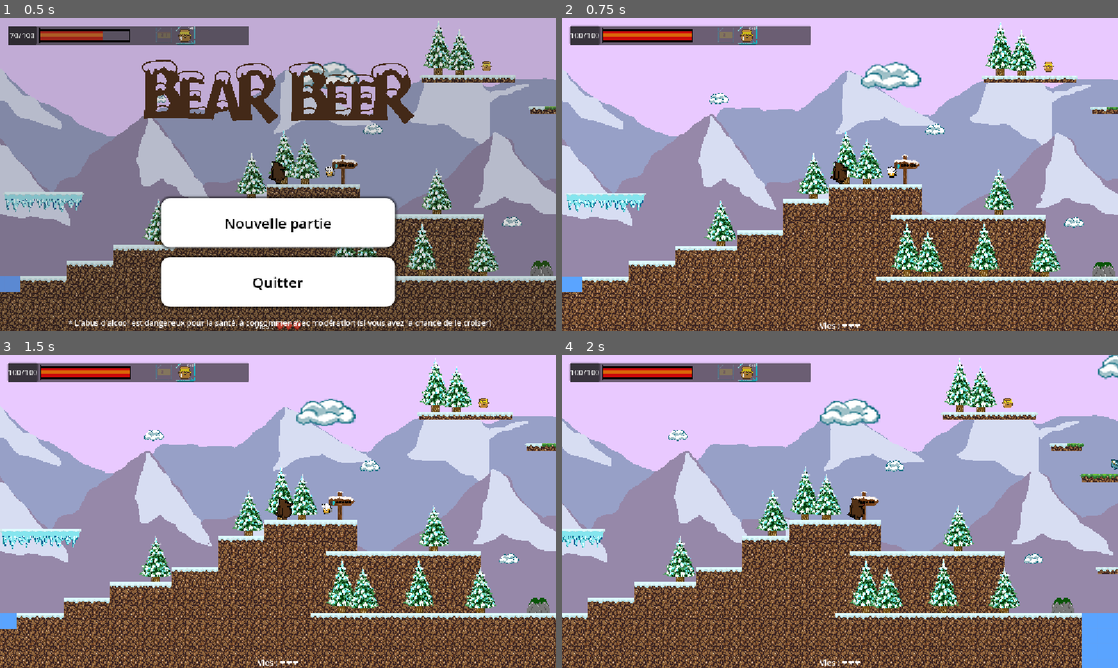
Above: before the commit, frames 1-4 (two rows, left to right).
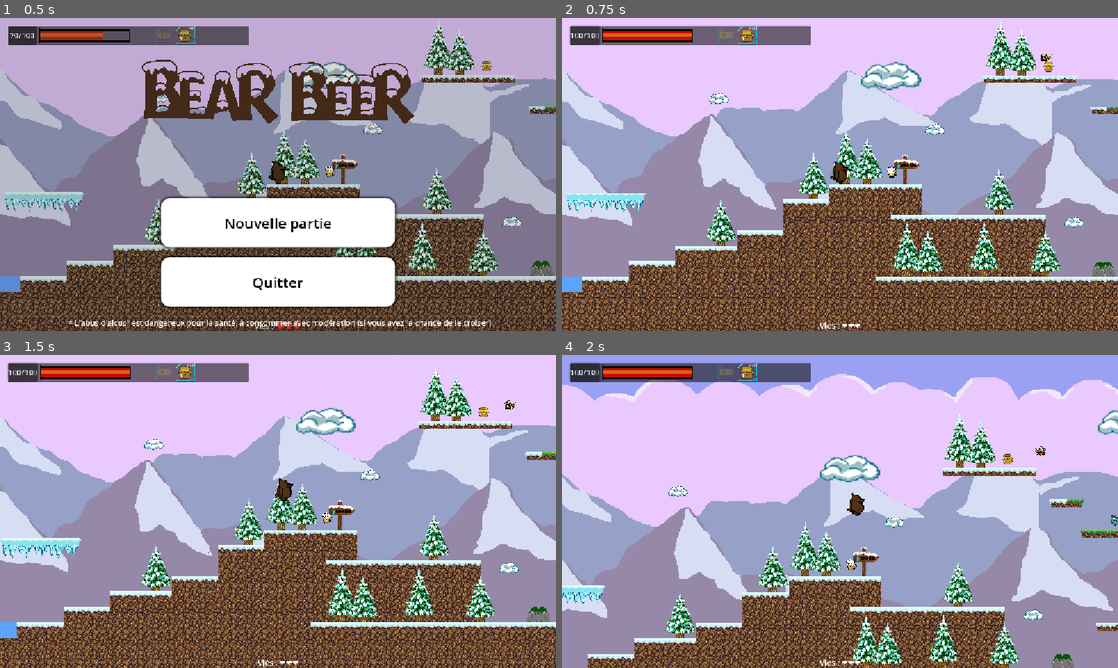
Above: after the commit, the same moments.

Repository: Oozudex/GameJam-BearBeer
Game: Godot game, scene res://Scene/main_menu.tscn
Same seed, same stepped clock (60 frames per second), same inputs: the game is played once before the commit and once after it.
Inputs:
- Up to frame 1 (0.5 s): no input
- Up to frame 2 (0.75 s): click "Nouvelle partie" at 0.5 s
- Up to frame 3 (1.5 s): hold Right (ui_right) from 1.28 s (still down); tap Space (jump, bound only after the commit) at 1.35 s
- Up to frame 4 (2 s): keep holding Right (ui_right); tap Space (jump, bound only after the commit) at 1.52, 1.82 s

Frame 1 is identical in both runs. In frame 2, less than 0.1% of the frame differs, in the area x 86-89%, y 11-14%; in frame 3, 37%; in frame 4, 69%, in the area x 0-100%, y 0-100%.

Commit message:
Ajout du saut avec fleche du haut + espace et ajout des abeille

Diff:
--- a/Scene/game_dev.tscn
+++ b/Scene/game_dev.tscn
@@ -54,6 +54,7 @@
 [ext_resource type="PackedScene" uid="uid://b0dgdi0rw8j5j" path="res://Scene/IceZone.tscn" id="52_gf8to"]
 [ext_resource type="PackedScene" uid="uid://cb7vf4d1li1v0" path="res://Scene/honey_pickup.tscn" id="53_6r2jl"]
 [ext_resource type="PackedScene" uid="uid://cq58mr0t1n568" path="res://Scene/food_pickup.tscn" id="54_pvami"]
+[ext_resource type="PackedScene" uid="uid://defhnflcch1or" path="res://Scene/bee.tscn" id="55_u8p4b"]
 
 [sub_resource type="TileSetAtlasSource" id="TileSetAtlasSource_k6h6g"]
 texture = ExtResource("1_aq2kk")
@@ -771,4 +772,22 @@
 [node name="FoodPickup6" parent="." instance=ExtResource("54_pvami")]
 position = Vector2(6936, -340)
 
+[node name="Bee" parent="." instance=ExtResource("55_u8p4b")]
+position = Vector2(8843, 98)
+
+[node name="Bee2" parent="." instance=ExtResource("55_u8p4b")]
+position = Vector2(8070, 304)
+
+[node name="Bee3" parent="." instance=ExtResource("55_u8p4b")]
+position = Vector2(7474, 156)
+
+[node name="Bee4" parent="." instance=ExtResource("55_u8p4b")]
+position = Vector2(6988, -65)
+
+[node name="Bee5" parent="." instance=ExtResource("55_u8p4b")]
+position = Vector2(5942, -289)
+
+[node name="Bee6" parent="." instance=ExtResource("55_u8p4b")]
+position = Vector2(7296, -163)
+
 [connection signal="timeout" from="Player/ColdTimer" to="Player" method="_on_cold_timer_timeout"]
--- a/project.godot
+++ b/project.godot
@@ -29,6 +29,15 @@
 window/size/mode=2
 window/stretch/mode="canvas_items"
 
+[input]
+
+jump={
+"deadzone": 0.2,
+"events": [Object(InputEventKey,"resource_local_to_scene":false,"resource_name":"","device":-1,"window_id":0,"alt_pressed":false,"shift_pressed":false,"ctrl_pressed":false,"meta_pressed":false,"pressed":false,"keycode":0,"physical_keycode":32,"key_label":0,"unicode":32,"location":0,"echo":false,"script":null)
+, Object(InputEventKey,"resource_local_to_scene":false,"resource_name":"","device":-1,"window_id":0,"alt_pressed":false,"shift_pressed":false,"ctrl_pressed":false,"meta_pressed":false,"pressed":false,"keycode":0,"physical_keycode":4194320,"key_label":0,"unicode":0,"location":0,"echo":false,"script":null)
+]
+}
+
 [rendering]
 
 textures/canvas_textures/default_texture_filter=0
--- a/scripts/bee.gd
+++ b/scripts/bee.gd
@@ -4,7 +4,7 @@
 # PARAMÈTRES
 # -----------------------------
 @export var speed: float = 80.0
-@export var patrol_distance: float = 160.0  # distance totale en pixels
+@export var patrol_distance: float = 100.0  # distance totale en pixels
 @export var bob_amplitude: float = 8.0       # mouvement vertical (vol)
 @export var bob_speed: float = 3.0
 
--- a/scripts/player.gd
+++ b/scripts/player.gd
@@ -71,10 +71,11 @@
 		velocity += get_gravity() * delta
 
 	# Jump
-	if Input.is_action_just_pressed("ui_up") and is_on_floor():
+	if Input.is_action_just_pressed("jump") and is_on_floor():
 		velocity.y = JUMP_VELOCITY
 		if jump_sfx:
 			jump_sfx.play()
+
 
 	# Horizontal movement
 	var direction := Input.get_axis("ui_left", "ui_right")
Not shown: 1 places in Scene/game_dev.tscn that only renumber resources
